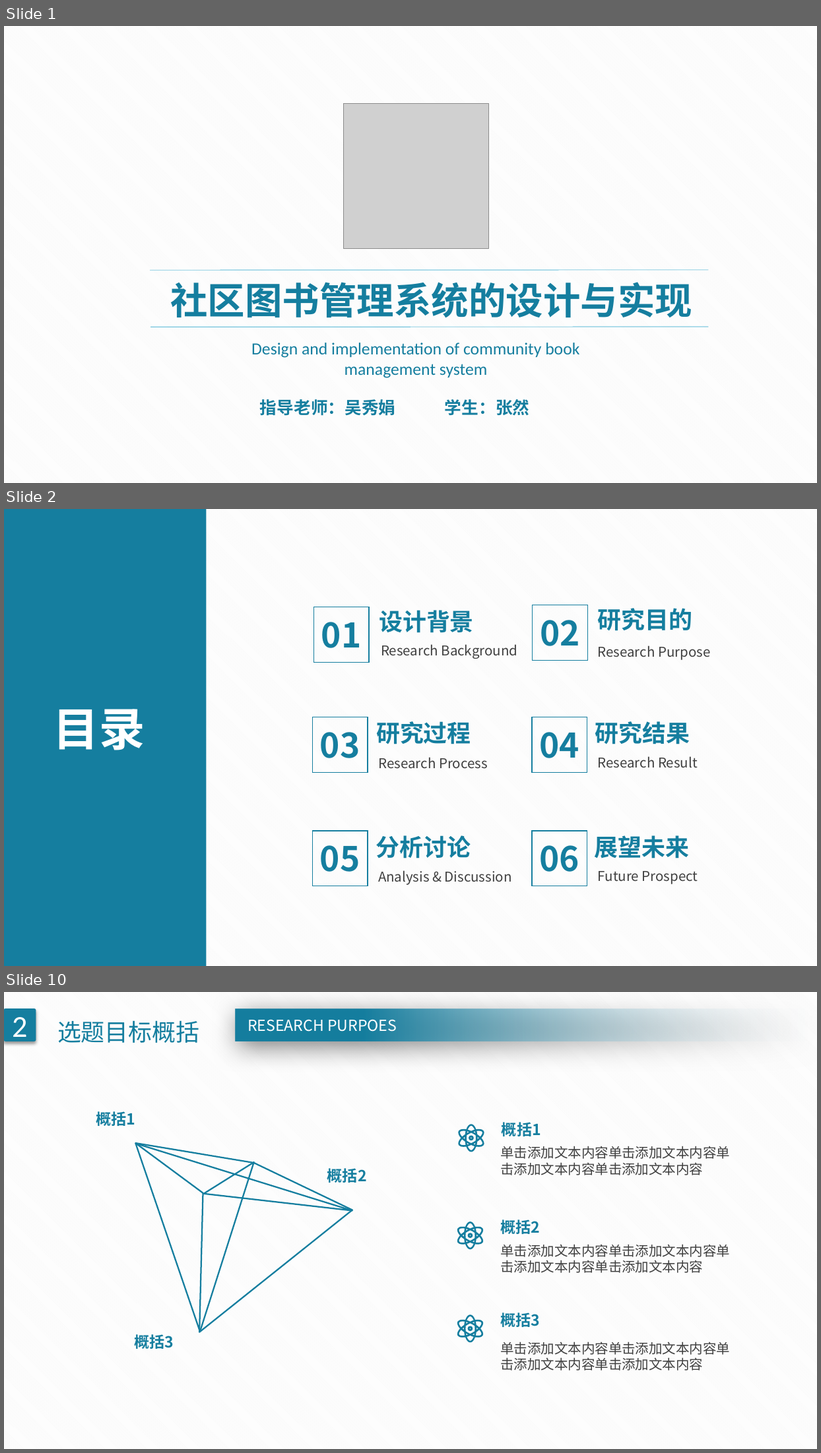
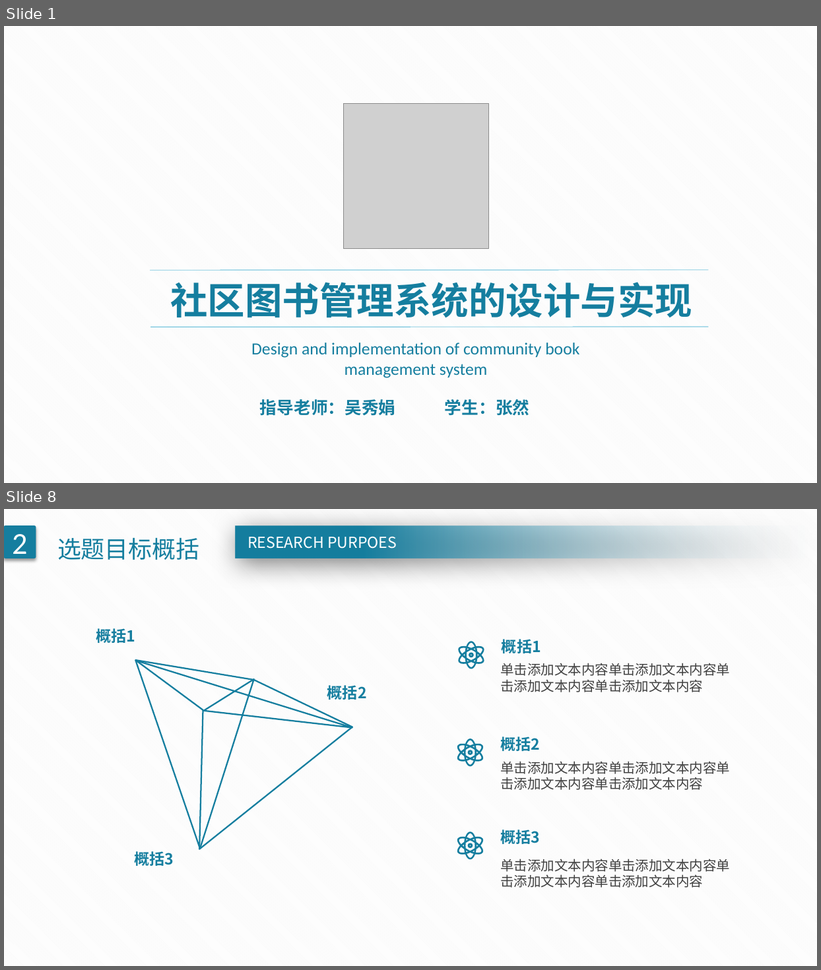
Before and after one commit to mikzhang/bmsx, a slide deck: files/拟用/大方实用毕业论文答辩PPT模板_.pptx. Shown one above the other, each under a label of ours: slides 1, 2 and 10 before the commit, slides 1 and 8 after it; the slides between them are not shown. The pictures are 821x1453 and 821x970 pixels, drawn with LibreOffice and Linux fonts; fonts in the diff are those of the drawing; grey boxes stand for pictures; background and template pictures are left out. Boxes give left, top, right and bottom in pixels: in the first picture for what was removed or moved away, otherwise in the second. Text is boxed around its words. In the diff, an @@ line names an element or a change of style, - is before the commit and + after.

```diff
--- a/files/拟用/大方实用毕业论文答辩PPT模板_.pptx
+++ b/files/拟用/大方实用毕业论文答辩PPT模板_.pptx
@@ slide 2 removed at bbox=[4, 509, 817, 966], background pattern #F2F2F2 on #FFFFFF @@
@@ rectangle removed at bbox=[4, 509, 207, 966] @@
@@ rectangle removed at bbox=[314, 607, 370, 663] @@
@@ rectangle removed at bbox=[533, 605, 588, 661] @@
@@ text removed at bbox=[321, 622, 362, 648] @@
-01
@@ text removed at bbox=[379, 610, 474, 633] @@
-设计背景
@@ text removed at bbox=[540, 620, 580, 646] @@
-02
@@ text removed at bbox=[598, 608, 693, 631] @@
-研究目的
@@ text removed at bbox=[381, 644, 518, 659] @@
-Research Background
@@ text removed at bbox=[598, 646, 710, 660] @@
-Research Purpose
@@ text removed at bbox=[54, 709, 145, 751] @@
-目录
@@ rectangle removed at bbox=[313, 718, 368, 773] @@
@@ text removed at bbox=[376, 722, 471, 745] @@
-研究过程
@@ rectangle removed at bbox=[532, 718, 587, 773] @@
@@ text removed at bbox=[595, 722, 690, 745] @@
-研究结果
@@ text removed at bbox=[320, 732, 360, 758] @@
-03
@@ text removed at bbox=[540, 732, 580, 758] @@
-04
@@ text removed at bbox=[379, 757, 488, 769] @@
-Research Process
@@ text removed at bbox=[598, 757, 698, 768] @@
-Research Result
@@ rectangle removed at bbox=[313, 831, 368, 887] @@
@@ text removed at bbox=[376, 836, 471, 859] @@
-分析讨论
@@ rectangle removed at bbox=[532, 831, 587, 887] @@
@@ text removed at bbox=[595, 836, 690, 859] @@
-展望未来
@@ text removed at bbox=[320, 846, 360, 872] @@
-05
@@ text removed at bbox=[540, 846, 580, 872] @@
-06
@@ text removed at bbox=[378, 871, 512, 885] @@
-Analysis & Discussion
@@ text removed at bbox=[598, 871, 698, 885] @@
-Future Prospect
@@ what was slide 10 is now slide 8 @@
```
Also in this commit, not shown: 6 slides changed, 1 slide added, 6 other slides removed.
